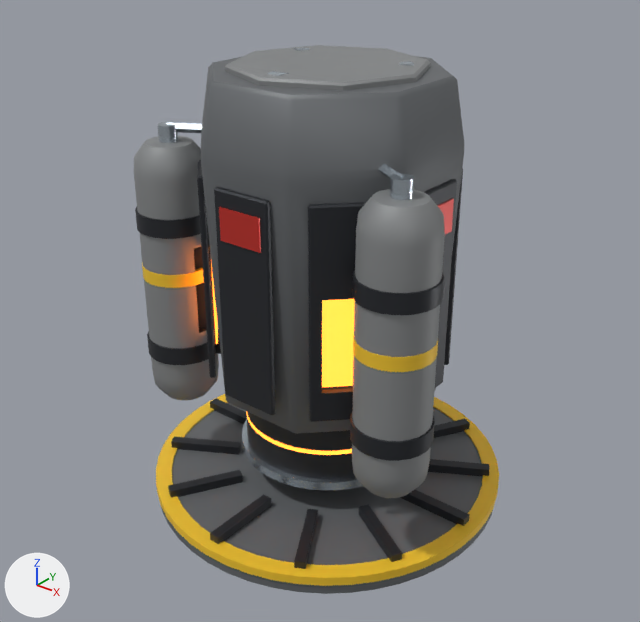
Two versions of the glTF model Tools/ModelFactory/R4Movement940/R4M_JumpDrive/R4M_JumpDrive.glb, one commit apart.
Camera for both pictures: a camera (50 mm lens) standing at (0.649, -0.828, 0.459) and looking at (-0.013, 0.0, -0.055). Lighting does not change. The marker at lower left points along +X, +Y and +Z. The first picture is the older version. Where no turn or scale is listed for an object, it has been applied to the vertices. Vertices at exactly the same position are counted once.

Objects in the first picture: 'R4M_JumpDrive_Housing', 'R4M_JumpDrive_Piston'.
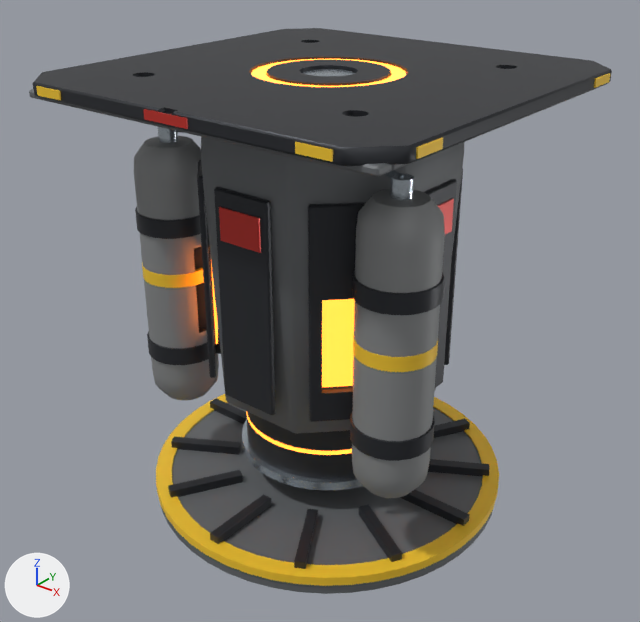
Changed parts and their boxes (x1, y1, x2, y2) in the pictures (640 x 622 px):
'R4M_JumpDrive_Housing', reshaped (76% wider): before (134, 45, 464, 498); after (29, 28, 612, 498)
part 1 of me_r4m_jumpdrive_housing, added: after (303, 69, 355, 76)
part 2 of me_r4m_jumpdrive_housing, added: after (251, 59, 406, 87)
part 3 of me_r4m_jumpdrive_housing, built on: before (201, 45, 464, 173); after (29, 28, 612, 177)

Edits to the bpy script that builds the scene:
```text
Change me_r4m_jumpdrive_housing:
    used by ob_r4m_jumpdrive_housing; location = (0.0, 0.0, 0.0)
    remove me_r4m_jumpdrive_housing.from_pydata(...)  # 2596 vertices, 5240 faces; spans x -0.222..0.222, y -0.16..0.249, z -0.25..0.272
    add me_r4m_jumpdrive_housing.from_pydata(...)  # 3208 vertices, 6444 faces; spans x -0.256..0.256, y -0.256..0.256, z -0.25..0.26
    me_r4m_jumpdrive_housing part 1: a new loose piece, a 24-sided cylinder along z spanning x -0.0325..0.0325, y -0.0325..0.0325, z 0.2538..0.256, in mat_steel_light (light grey #c4ced7)
    me_r4m_jumpdrive_housing part 2: a new loose piece of 96 vertices spanning x -0.09..0.09, y -0.09..0.09, z 0.256..0.258, in mat_energy_hot (orange #ffa645, glowing orange #ff8127)
    me_r4m_jumpdrive_housing part 3: 3 vertices moved from x -0.139..0.136, y 0.053..0.136, z 0.257 to x -0.141..0.139, y 0.055..0.139, z 0.244; 88 vertices removed from x -0.139..0.139, y -0.139..0.139, z 0.257..0.272; 508 vertices added at x -0.256..0.256, y -0.256..0.256, z 0.237..0.26
    other edits to the shape of me_r4m_jumpdrive_housing do not show in these pictures
```
